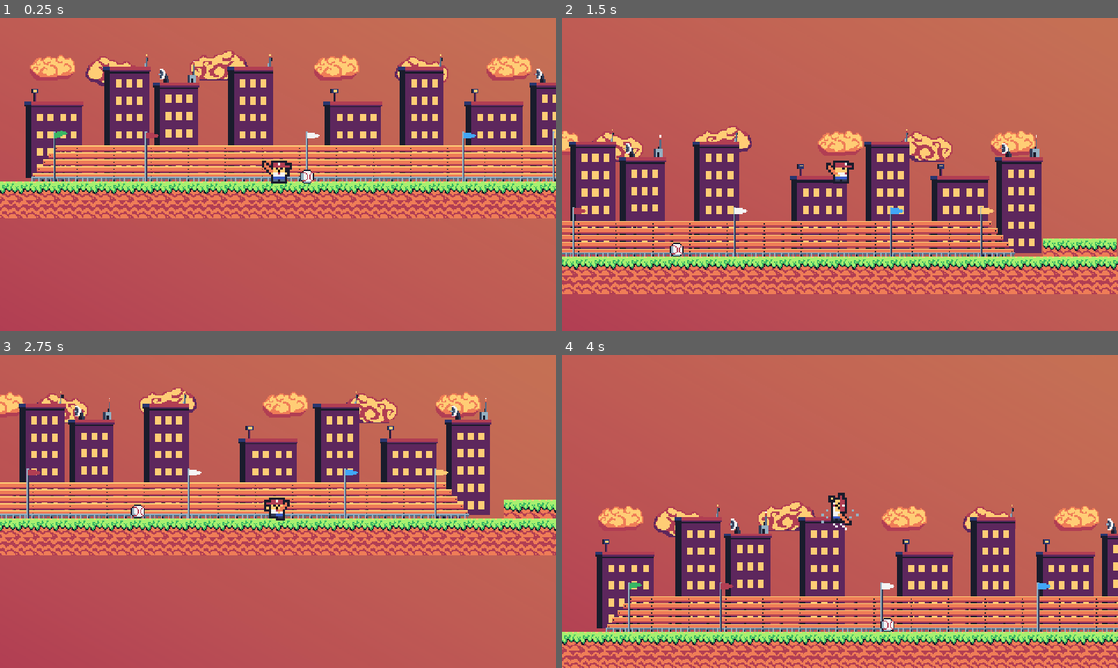
Above: before the commit, frames 1-4 (two rows, left to right).
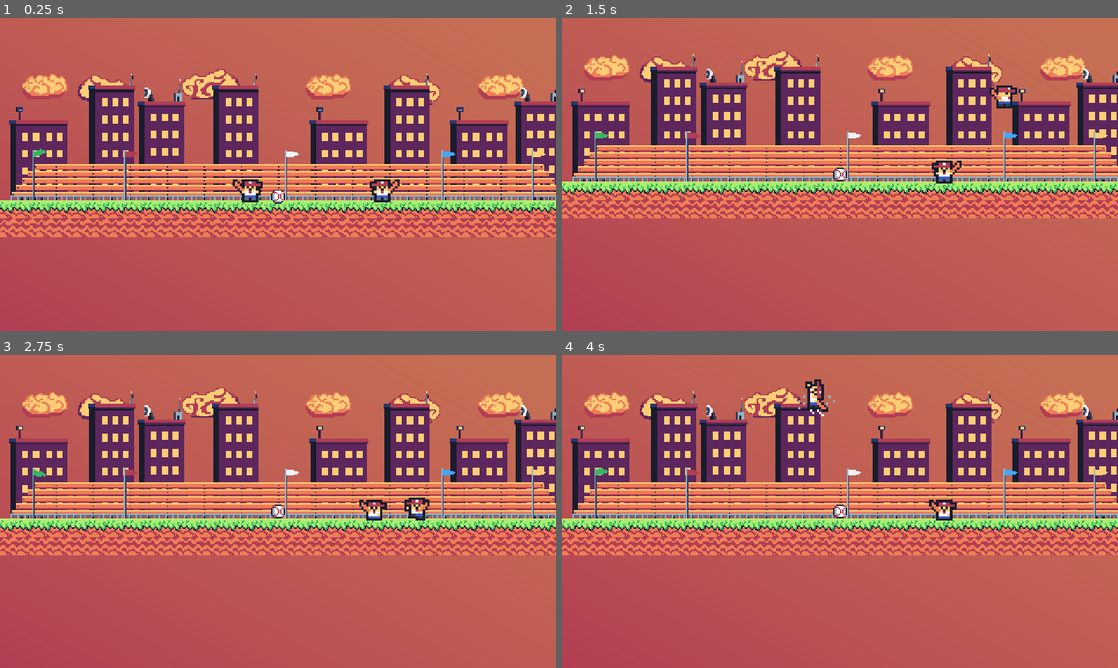
Above: after the commit, the same moments.

Repository: vmfragoso/paipo-game
Game: Godot game, scene res://scenes/main.tscn
Same seed, same stepped clock (60 frames per second), same inputs: the game is played once before the commit and once after it.
Inputs (mouse positions are in pixels of both pictures, inside the frame that each line leads up to):
- Up to frame 1 (0.25 s): no input
- Up to frame 2 (1.5 s): move the mouse to (812, 237) at 0.52 s; hold Shift (run) 0.53-1.28 s; hold D (right-move) from 0.53 s (still down); tap Space (jump) at 0.77, 1.07 s; click (812, 237) at 0.8 s; move the mouse to (1006, 221) at 1.27 s; click (1006, 221) at 1.35 s
- Up to frame 3 (2.75 s): tap Space (jump) at 1.52, 1.82 s; tap Left (p2_left, bound only after the commit) at 1.55, 2.1 s; move the mouse to (111, 464) at 2.02 s; release D (right-move) at 2.03 s; hold A (left-move) from 2.03 s (still down); tap Right (p2_right, bound only after the commit) at 2.3 s
- Up to frame 4 (4 s): keep holding A (left-move); move the mouse to (867, 511) at 2.77 s; tap Right (p2_right, bound only after the commit) at 2.85 s; tap Space (jump) at 3.02, 3.32, 3.77, 3.8 s; tap Ctrl (p2_swing, bound only after the commit) at 3.05, 3.6 s; move the mouse to (756, 433) at 3.52 s

The runs differ from the first frame. In frame 1, 41% of the frame differs, in the area x 0-100%, y 10-70%; in frame 2, 58%; in frame 3, 28%; in frame 4, 65%, in the area x 0-100%, y 7-100%.

Commit message:
feat: Adding multiplayer gameplay

Diff:
--- a/project.godot
+++ b/project.godot
@@ -55,6 +55,31 @@
 "events": [Object(InputEventKey,"resource_local_to_scene":false,"resource_name":"","device":-1,"window_id":0,"alt_press …(195 unchanged characters)…
 ]
 }
+p2_swing={
+"deadzone": 0.2,
+"events": [Object(InputEventKey,"resource_local_to_scene":false,"resource_name":"","device":-1,"window_id":0,"alt_pressed":false,"shift_pressed":false,"ctrl_pressed":false,"meta_pressed":false,"pressed":false,"keycode":0,"physical_keycode":4194326,"key_label":0,"unicode":0,"location":0,"echo":false,"script":null)
+]
+}
+p2_jump={
+"deadzone": 0.2,
+"events": [Object(InputEventKey,"resource_local_to_scene":false,"resource_name":"","device":-1,"window_id":0,"alt_pressed":false,"shift_pressed":false,"ctrl_pressed":false,"meta_pressed":false,"pressed":false,"keycode":0,"physical_keycode":4194320,"key_label":0,"unicode":0,"location":0,"echo":false,"script":null)
+]
+}
+p2_left={
+"deadzone": 0.2,
+"events": [Object(InputEventKey,"resource_local_to_scene":false,"resource_name":"","device":-1,"window_id":0,"alt_pressed":false,"shift_pressed":false,"ctrl_pressed":false,"meta_pressed":false,"pressed":false,"keycode":0,"physical_keycode":4194319,"key_label":0,"unicode":0,"location":0,"echo":false,"script":null)
+]
+}
+p2_right={
+"deadzone": 0.2,
+"events": [Object(InputEventKey,"resource_local_to_scene":false,"resource_name":"","device":-1,"window_id":0,"alt_pressed":false,"shift_pressed":false,"ctrl_pressed":false,"meta_pressed":false,"pressed":false,"keycode":0,"physical_keycode":4194321,"key_label":0,"unicode":0,"location":0,"echo":false,"script":null)
+]
+}
+p2_run={
+"deadzone": 0.2,
+"events": [Object(InputEventKey,"resource_local_to_scene":false,"resource_name":"","device":-1,"window_id":0,"alt_pressed":false,"shift_pressed":false,"ctrl_pressed":false,"meta_pressed":false,"pressed":false,"keycode":0,"physical_keycode":4194325,"key_label":0,"unicode":0,"location":2,"echo":false,"script":null)
+]
+}
 
 [physics]
 
--- a/scenes/ball.tscn
+++ b/scenes/ball.tscn
@@ -54,3 +54,6 @@
 one_shot = true
 explosiveness = 1.0
 process_material = SubResource("ParticleProcessMaterial_4dx81")
+
+[node name="Camera2D" type="Camera2D" parent="." unique_id=1688719227]
+position_smoothing_enabled = true
--- a/scenes/camera_2d.gd
+++ b/scenes/camera_2d.gd
@@ -1,4 +1,10 @@
 extends Camera2D
+
+@export var target: Node2D
 
 func _ready():
 	Utils.register_camera(self)
+
+func _process(delta):
+	if target:
+		global_position = target.global_position
--- a/scenes/main.tscn
+++ b/scenes/main.tscn
@@ -6,6 +6,7 @@
 [ext_resource type="Texture2D" uid="uid://cs4qiqudolpy" path="res://assets/sprites/background/cloud480x32.png" id="1_tefeu"]
 [ext_resource type="PackedScene" uid="uid://cphn1buvfnn6t" path="res://scenes/ball.tscn" id="2_0wfyh"]
 [ext_resource type="Texture2D" uid="uid://bid5lyuu23gxn" path="res://assets/sprites/tiles/grasstile16x48.png" id="3_sugp2"]
+[ext_resource type="Script" uid="uid://pedkhrbdehrg" path="res://scenes/player2.gd" id="6_o6xl0"]
 
 [sub_resource type="Gradient" id="Gradient_sugp2"]
 offsets = PackedFloat32Array(0, 0.98395723)
@@ -144,5 +145,9 @@
 [node name="Player" parent="." unique_id=1990611813 instance=ExtResource("1_o5qli")]
 position = Vector2(203, 229)
 
+[node name="Player2" parent="." unique_id=1331801120 instance=ExtResource("1_o5qli")]
+position = Vector2(319, 230)
+script = ExtResource("6_o6xl0")
+
 [node name="Ball" parent="." unique_id=1866096816 instance=ExtResource("2_0wfyh")]
 position = Vector2(228, 208)
--- a/scenes/player.tscn
+++ b/scenes/player.tscn
@@ -6,7 +6,6 @@
 [ext_resource type="Texture2D" uid="uid://ca8j7medm06d7" path="res://assets/sprites/paipo/paiposwing.png" id="3_tuyoq"]
 [ext_resource type="Texture2D" uid="uid://cmpejoqr6q00w" path="res://assets/sprites/paipo/paiporun.png" id="4_fjrip"]
 [ext_resource type="Texture2D" uid="uid://cwpqw38b1dvwx" path="res://assets/sprites/paipo/paipowalk2.png" id="5_fjrip"]
-[ext_resource type="Script" uid="uid://b6rowexa8yvsr" path="res://scenes/camera_2d.gd" id="6_tuyoq"]
 
 [sub_resource type="RectangleShape2D" id="RectangleShape2D_qlg0r"]
 size = Vector2(5, 8)
@@ -188,7 +187,4 @@
 shape = SubResource("RectangleShape2D_tuyoq")
 disabled = true
 
-[node name="Camera2D" type="Camera2D" parent="." unique_id=554582711]
-script = ExtResource("6_tuyoq")
-
 [connection signal="body_entered" from="Hitbox" to="." method="_on_hitbox_body_entered"]
--- /dev/null
+++ b/scenes/player2.gd
@@ -0,0 +1,100 @@
+extends CharacterBody2D
+
+#CONS
+const SPEED = 130.0
+const p2_jump_FORCE = -400
+const GRAVITY = 800
+
+##PRIVATE VARIABLES
+var matrix_ativo := false
+var p2_jump_cutoff_value : float = 0.4
+var p2_swing_impact : int = 300
+
+## ON READY NOTATION VAR
+@onready var animation = $AnimatedSprite2D
+@onready var hitbox = $Hitbox/CollisionShape2D
+
+func _ready():
+	$Hitbox.body_entered.connect(_on_hit_box_body_entered)
+	animation.animation_finished.connect(_on_animation_finished)
+	animation.flip_h = true
+
+func _physics_process(delta):
+	# gravidade
+	if not is_on_floor():
+		velocity.y += GRAVITY * delta
+
+	# p2_jump
+	## For Double p2_jump remove  and is_on_floor():
+	if Input.is_action_just_pressed("p2_jump") and is_on_floor():
+		print("velocity .y  PULO=",velocity.y)
+		velocity .y = p2_jump_FORCE
+		animation.play("jump")
+
+	if Input.is_action_just_released("p2_jump"):
+		velocity.y *= p2_jump_cutoff_value
+
+	#Double-p2_jump
+	if Input.is_action_just_pressed("p2_jump") and not is_on_floor():
+		print("velocity .y  PULO DUPLO=",velocity.y)
+		velocity .y = p2_jump_FORCE
+		animation.play("p2_jump")
+
+
+	# p2_swing
+	if Input.is_action_just_pressed("p2_swing"):
+		hitbox.disabled = false
+		animation.play("swing")
+
+
+	# movimento horizontal
+	var direction = Input.get_axis("p2_left", "p2_right")
+
+	if Input.is_action_pressed("p2_run") and direction != 0:
+		velocity.x = direction * SPEED * 2
+	else:
+		velocity.x = direction * SPEED
+
+
+
+	# flip do sprite
+	if direction != 0:
+		animation.flip_h = direction < 0
+		hitbox.position.x = abs(hitbox.position.x) * direction
+
+	# animacoes
+# animacoes
+	if animation.animation == "p2_swing" and animation.is_playing():
+		pass  # deixa p2_swing terminar
+	elif animation.animation == "p2_jump" and animation.is_playing():
+		pass  # deixa p2_jump terminar
+	elif not is_on_floor():
+		pass  # no ar, não troca animacao
+	elif Input.is_action_pressed("p2_run") and direction != 0:
+		animation.play("p2_run")
+	elif direction != 0:
+		animation.play("walk")
+	else:
+		animation.play("idle")
+
+
+	move_and_slide()
+
+func _on_animation_finished():
+	if animation.animation == "p2_swing":
+		hitbox.disabled = true
+
+
+func _on_hit_box_body_entered(body):
+	if body == self:
+		return
+
+	if body.name == "Ball":
+		var direction_x = -1 if animation.flip_h else 1
+		body.apply_impulse(Vector2(direction_x * p2_swing_impact, -200))
+		body.hit_effect()
+
+		#Attempt to add an slight screenshake at the impact
+		Utils.shake(2.0)
+
+		hitbox.set_deferred("disabled", true)
Not shown, added: scenes/player2.gd.uid
